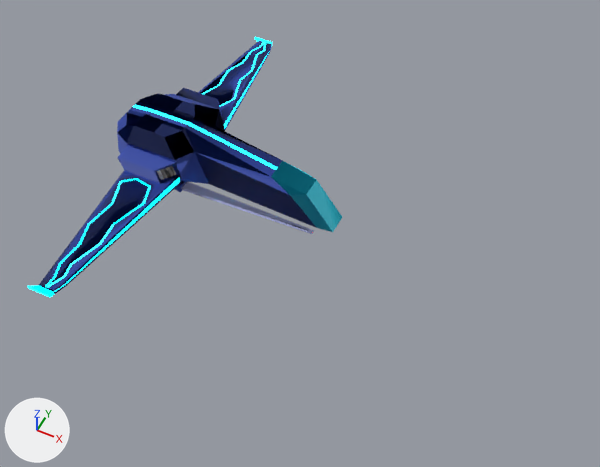
A saved change to the FBX model Assets/Models/Spaceship_NEON/lowpolyspaceship.fbx.
Rendered twice from a 50 mm lens placed at (9.69, -12.19, 13.56), pointed at (4.26, -1.32, -0.02). Every picture has the same lights, and +X, +Y and +Z are marked at lower left. Where no turn or scale is listed for an object, it has been applied to the vertices.

Objects in the first picture: 'Cube', 'Wing'.
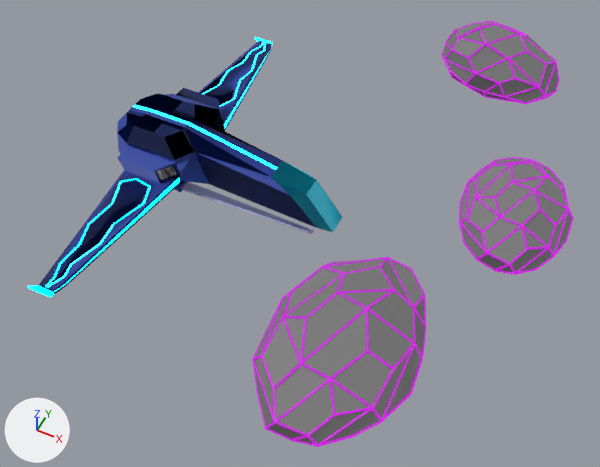
The edits, one by one:
Material 'asteroid_grid' (mat_asteroid_grid) is new.
Its base color is (0.0, 0.0, 0.0) (black #000000).
Its roughness is 0.434.
Its emission color is (0.8, 0.0, 0.98) (pink #e700fd).
Its emission strength is 0.77.
Mesh me_mesh_007 is new.
It has 3512 vertices, 2896 faces and spans x 5.23..8.14, y 3.54..5.53, z 0.75..2.35.
It uses material mat_asteroid_grid (black #000000).
Mesh me_mesh_003 is new.
It has 3510 vertices, 2896 faces and spans x 5.29..8.1, y -6.45..-2.42, z 0.83..2.32.
It uses material mat_asteroid_grid (black #000000).
Mesh me_mesh_006 is new.
It has 60 vertices, 64 faces and spans x -1.22..1.65, y -0.97..0.98, z -0.91..0.65.
It uses material mat_mat_4 (grey #767676).
Mesh me_mesh_1 is new.
It has 3510 vertices, 2896 faces and spans x 7.31..9.55, y -1.49..1.46, z 0.81..1.95.
It uses material mat_asteroid_grid (black #000000).
Mesh me_mesh_001_1 is new.
It has 60 vertices, 64 faces and spans x 0.87..3.07, y -1.47..1.44, z -0.84..0.26.
It uses material mat_mat_4 (grey #767676).
Mesh me_mesh_002_1 is new.
It has 60 vertices, 64 faces and spans x -1.16..1.61, y -1.97..2.02, z -0.82..0.63.
It uses material mat_mat_4 (grey #767676).
Object 'Asteroida_3_1' (ob_asteroida_3_1) is new; it shows me_mesh_007.
Its location is (0.0, 0.0, 0.0).
Object 'Asteroida_2_1' (ob_asteroida_2_1) is new; it shows me_mesh_003.
Its location is (0.0, 0.0, 0.0).
Object 'Asteroida_3_3' (ob_asteroida_3_3) is new; it shows me_mesh_006.
Its location is (6.47, 4.53, 1.67).
Object 'Asteroida' (ob_asteroida) is new; it shows me_mesh_1.
Its location is (0.0, 0.0, 0.0).
Object 'Asteroida_3' (ob_asteroida_3) is new; it shows me_mesh_001_1.
Its location is (6.47, 0.0, 1.67).
Object 'Asteroida_2_3' (ob_asteroida_2_3) is new; it shows me_mesh_002_1.
Its location is (6.47, -4.46, 1.67).

Boxes [x1, y1, x2, y2] around the edits, measured in the pictures (600 x 467 px):
'Asteroida_2_3', added: after [255, 259, 425, 444]
'Asteroida_3', added: after [461, 158, 572, 273]
'Asteroida_3_3', added: after [443, 22, 558, 103]
'Asteroida_2_1', added: after [252, 257, 426, 447]
'Asteroida', added: after [459, 157, 574, 275]
'Asteroida_3_1', added: after [441, 21, 560, 104]
